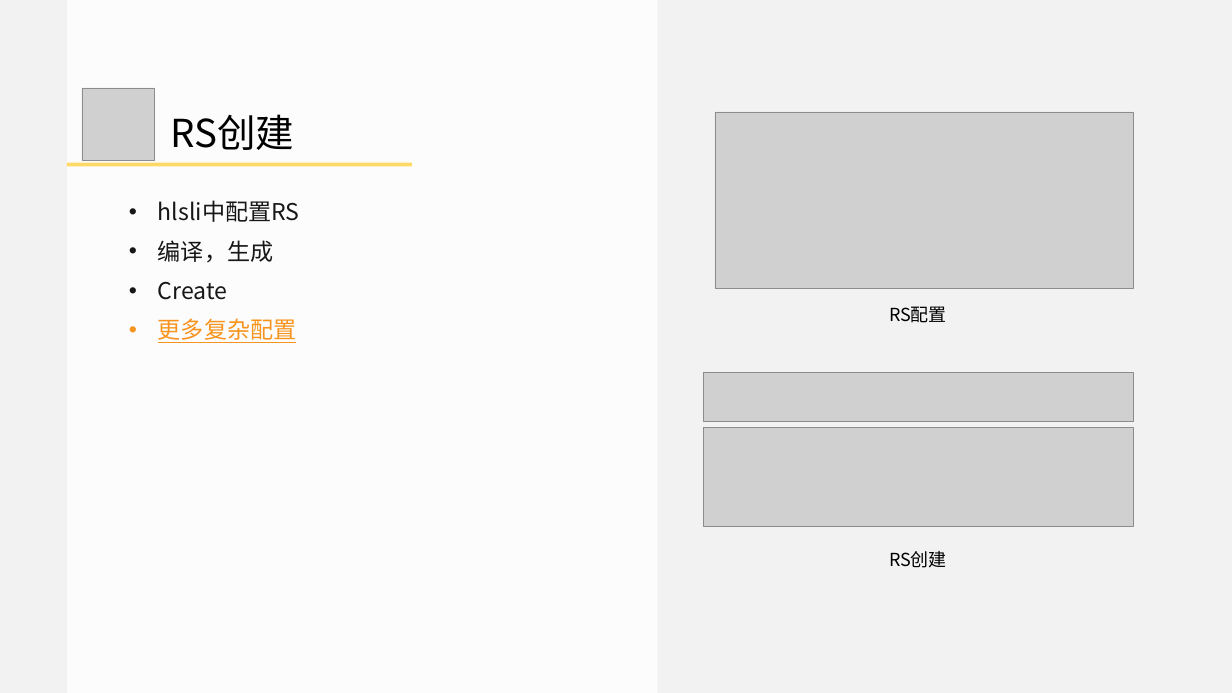
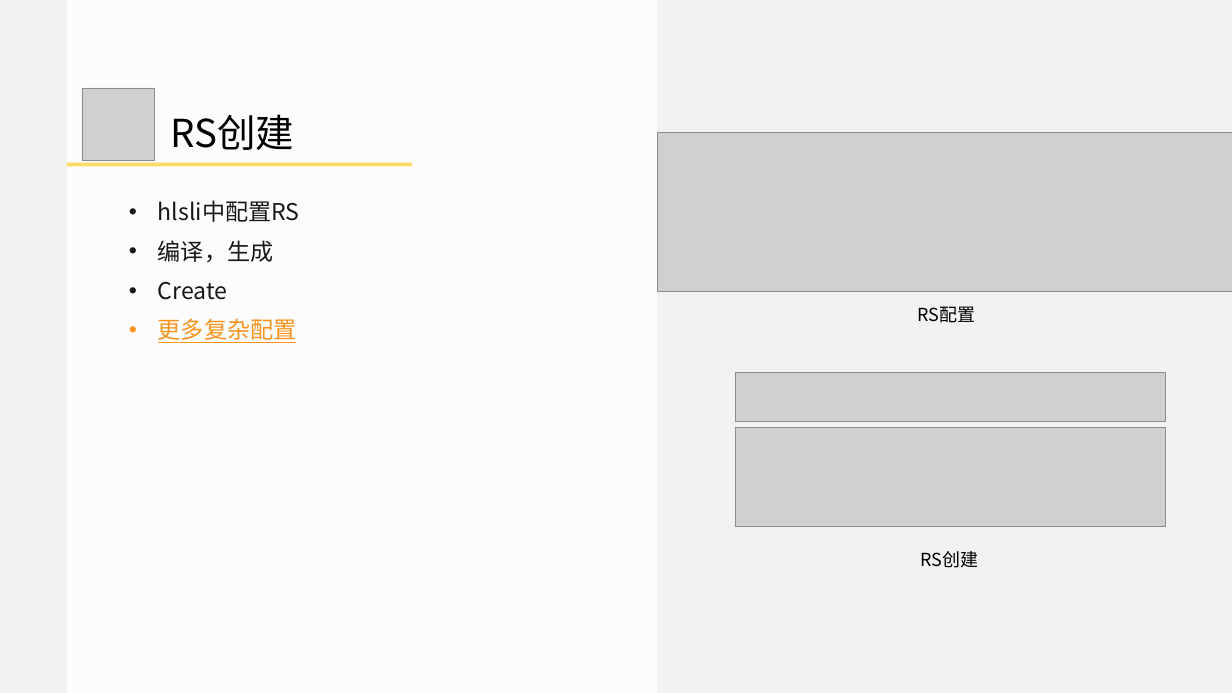
Before and after one commit to doomlover/KSGameEngineTutorials, a slide deck: slide 36 of PPTs/05.深入DX12绘制二.pptx (slide 32 before the commit). Drawn at 1232x693 pixels with LibreOffice and Linux fonts; fonts in the diff are those of the drawing; grey boxes stand for pictures. Boxes give left, top, right and bottom in pixels: in the first picture for what was removed or moved away, otherwise in the second. Text is boxed around its words. In the diff, an @@ line names an element or a change of style, - is before the commit and + after.

```diff
--- a/PPTs/05.深入DX12绘制二.pptx
+++ b/PPTs/05.深入DX12绘制二.pptx
@@ picture resized from (x1=715, y1=112, x2=1133, y2=288) to (x1=657, y1=133, x2=1232, y2=291) @@
@@ 2 pictures, 2 texts moved together from (x1=704, y1=306, x2=1133, y2=568) to (x1=735, y1=306, x2=1165, y2=568) @@
```
Also in this commit, not shown: 20 other slides changed, 5 slides added, 1 other file.
